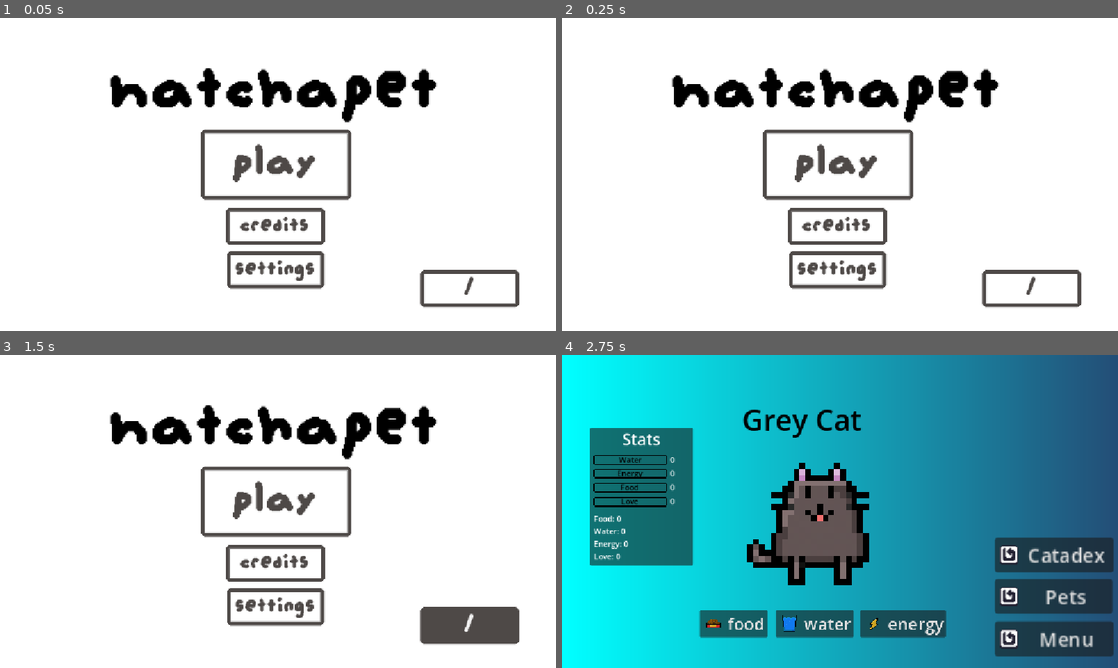
Above: before the commit, frames 1-4 (two rows, left to right).
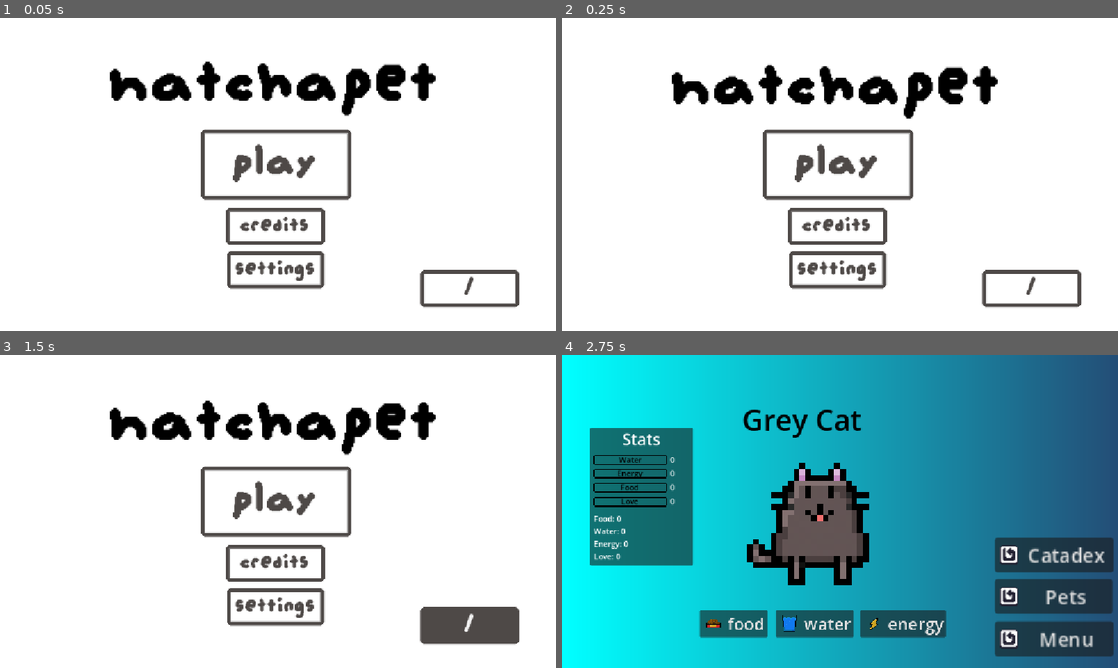
Above: after the commit, the same moments.

Repository: smallzdev/Tomagotchi-game
Game: Godot game, scene res://scenes/menus/main_menu.tscn
Two runs of this game, one before a commit and one after it. Both use one fixed random seed, a clock stepped at 60 frames per second and the inputs below.
Inputs:
- Up to frame 1 (0.05 s): no input
- Up to frame 2 (0.25 s): no input
- Up to frame 3 (1.5 s): click "play" at 0.5 s; click "Menu" at 1.25 s
- Up to frame 4 (2.75 s): click "play" at 2 s

The runs differ from the first frame. In frame 1, 3.0% of the frame differs, in the area x 19-79%, y 13-34%; in frame 2, 1.9%; in frame 3, 2.4%; in frame 4, nothing differs.

Commit message:
added rainbow confetti + text wave rainbow

Diff:
--- a/scenes/menuparticle.tscn
+++ b/scenes/menuparticle.tscn
@@ -1,14 +1,23 @@
 [gd_scene format=3 uid="uid://b4s0mtt30pc3t"]
+
+[sub_resource type="CanvasItemMaterial" id="CanvasItemMaterial_dmyxi"]
+
+[sub_resource type="Gradient" id="Gradient_f1ip4"]
+offsets = PackedFloat32Array(0, 0.08695652, 0.19254659, 0.2795031, 0.38509318, 0.49689442, 0.61490685, 0.7204969, 0.85714287, 0.9751553)
+colors = PackedColorArray(0.61960787, 0.003921569, 0.25882354, 1, 0.84705883, 0.2627451, 0.30588236, 1, 0.9647059, 0.48235294, 0.2901961, 1, 0.99215686, 0.7490196, 0.43529412, 1, 0.99607843, 0.93333334, 0.63529414, 1, 0.94509804, 0.9764706, 0.6627451, 1, 0.7490196, 0.8980392, 0.627451, 1, 0.45882353, 0.78431374, 0.64705884, 1, 0.21960784, 0.5568628, 0.7294118, 1, 0.36862746, 0.30980393, 0.63529414, 1)
 
 [node name="menuparticle" type="Node2D" unique_id=977681208]
 
 [node name="CPUParticles2D" type="CPUParticles2D" parent="." unique_id=44468877]
+material = SubResource("CanvasItemMaterial_dmyxi")
 position = Vector2(-2, -340)
-amount = 10
+amount = 26
+lifetime = 1.16
 speed_scale = 0.4
 emission_shape = 3
 emission_rect_extents = Vector2(575, 1)
-scale_amount_max = 8.0
-color = Color(0.98212, 0.42279482, 0.4510572, 1)
+scale_amount_min = 6.0
+scale_amount_max = 13.0
+color_ramp = SubResource("Gradient_f1ip4")
 
 [node name="Camera2D" type="Camera2D" parent="." unique_id=1694152744]
--- a/scenes/menus/main_menu.tscn
+++ b/scenes/menus/main_menu.tscn
@@ -3,6 +3,7 @@
 [ext_resource type="FontFile" uid="uid://dyibl4resr8wn" path="res://Resources/font/augiepixel.ttf" id="1_ovrgc"]
 [ext_resource type="Script" uid="uid://w1qvlpajcum3" path="res://scripts/main_menu_buttons.gd" id="1_xqga4"]
 [ext_resource type="PackedScene" uid="uid://b4s0mtt30pc3t" path="res://scenes/menuparticle.tscn" id="3_2o76q"]
+[ext_resource type="Script" uid="uid://cohdwuxwwv7nl" path="res://scenes/menus/title.gd" id="4_6bivr"]
 
 [sub_resource type="CanvasTexture" id="CanvasTexture_pfrlc"]
 specular_color = Color(0.95686275, 0.95686275, 0.95686275, 1)
@@ -45,6 +46,7 @@
 texture = SubResource("CanvasTexture_pfrlc")
 
 [node name="GameTitle" type="Label" parent="." unique_id=243813748]
+visible = false
 offset_left = 1.0
 offset_top = 87.0
 offset_right = 1153.0
@@ -110,3 +112,18 @@
 
 [node name="menuparticle" parent="." unique_id=977681208 instance=ExtResource("3_2o76q")]
 position = Vector2(580, 328)
+
+[node name="RichTextLabel" type="RichTextLabel" parent="." unique_id=581295972]
+offset_left = 232.0
+offset_top = 72.0
+offset_right = 932.0
+offset_bottom = 218.0
+theme_override_colors/default_color = Color(0, 0, 0, 1)
+theme_override_fonts/normal_font = ExtResource("1_ovrgc")
+theme_override_font_sizes/normal_font_size = 150
+bbcode_enabled = true
+text = "hatchapet"
+script = ExtResource("4_6bivr")
+
+[connection signal="mouse_entered" from="RichTextLabel" to="RichTextLabel" method="_on_mouse_entered"]
+[connection signal="mouse_exited" from="RichTextLabel" to="RichTextLabel" method="_on_mouse_exited"]
--- /dev/null
+++ b/scenes/menus/title.gd
@@ -0,0 +1,19 @@
+extends RichTextLabel
+
+
+# Called when the node enters the scene tree for the first time.
+func _ready() -> void:
+	self.text = "[wave amp=120 freq=3]hatchapet[/wave]"
+	mouse_entered.connect(_on_mouse_entered)
+	mouse_exited.connect(_on_mouse_exited)
+
+
+# Called every frame. 'delta' is the elapsed time since the previous frame.
+func _process(delta: float) -> void:
+	pass
+
+func _on_mouse_entered() -> void:
+	self.text = "[rainbow freq=.6 sat=0.7 val=0.9]hatchapet[/rainbow]"
+
+func _on_mouse_exited() -> void:
+	self.text = "[wave amp=120 freq=3]hatchapet[/wave]"
Not shown, added: scenes/menus/title.gd.uid
